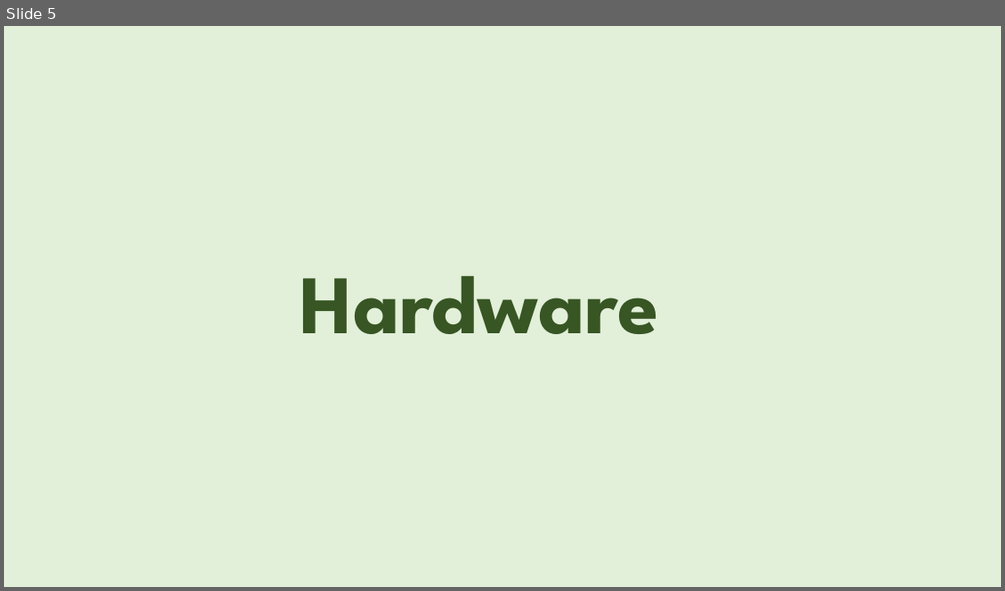
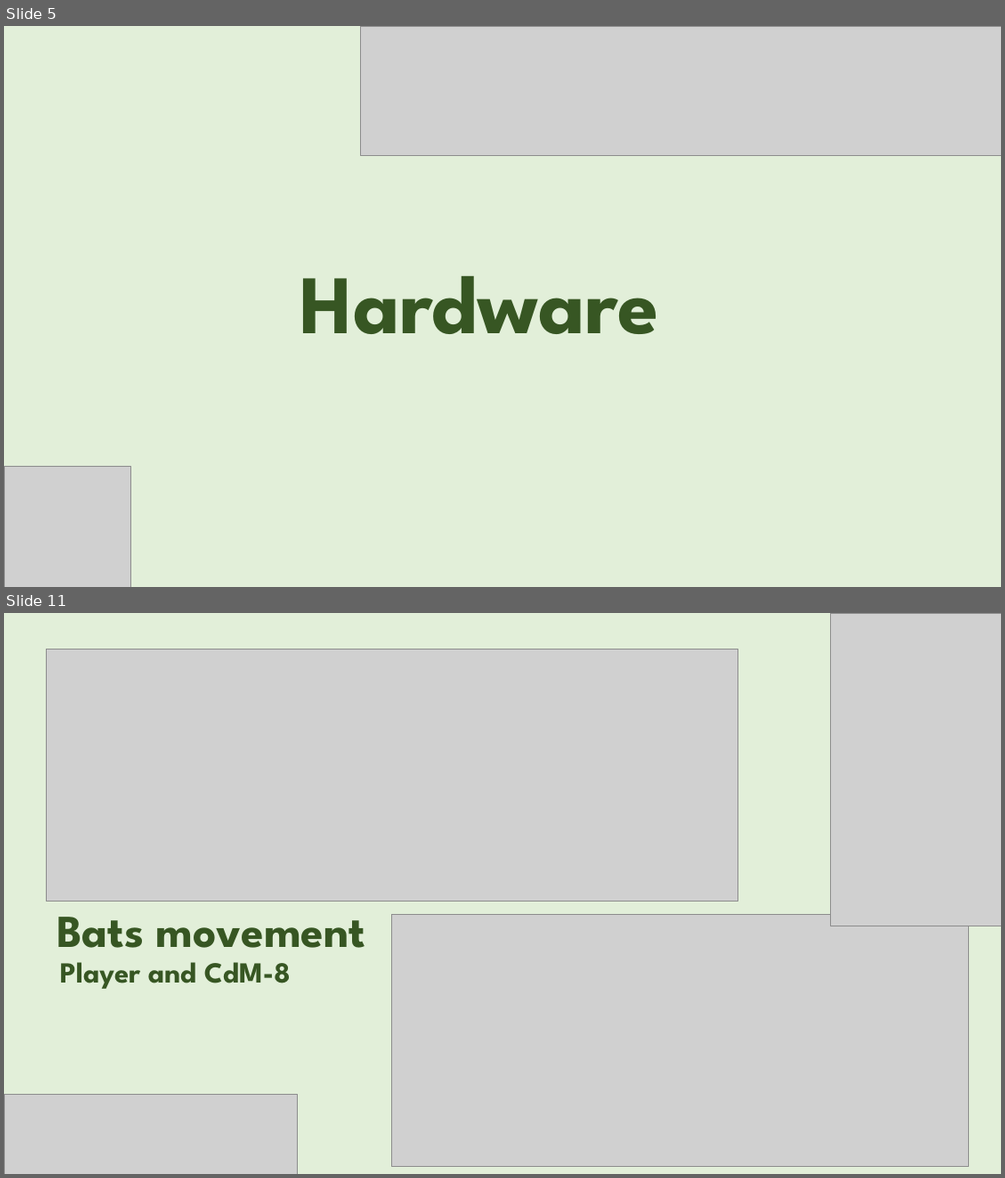
Before and after one commit to AsphodelRem/tv-tennis, a slide deck: presentation.pptx. Shown one above the other, each under a label of ours: slide 5 before the commit, slides 5 and 11 after it; the slides between them are not shown. The pictures are 1005x591 and 1005x1178 pixels, drawn with LibreOffice and Linux fonts; fonts in the diff are those of the drawing; grey boxes stand for pictures; background and template pictures are left out. Boxes give left, top, right and bottom in pixels: in the first picture for what was removed or moved away, otherwise in the second. Text is boxed around its words. In the diff, an @@ line names an element or a change of style, - is before the commit and + after.

```diff
--- a/presentation.pptx
+++ b/presentation.pptx
@@ slide 11 added at <box>4,613,1001,1174</box>, background #E2EFD9 @@
@@ picture added at <box>830,613,1001,925</box> @@
@@ picture added at <box>46,649,737,900</box> @@
@@ title added at <box>57,900,365,948</box>, 44 pt, text #375623, bold @@
+Bats movement
@@ picture added at <box>392,915,969,1167</box> @@
@@ text added at <box>60,962,291,989</box>, 28 pt, text #375623, bold @@
+Player and CdM-8
@@ picture added at <box>4,1094,297,1174</box> @@
@@ slide 5 changed as well @@
@@ picture added at <box>361,26,1001,156</box> @@
@@ picture added at <box>4,466,131,587</box> @@
```
Also in this commit, not shown: 6 other slides changed, 6 other slides added, 4 slides removed.
